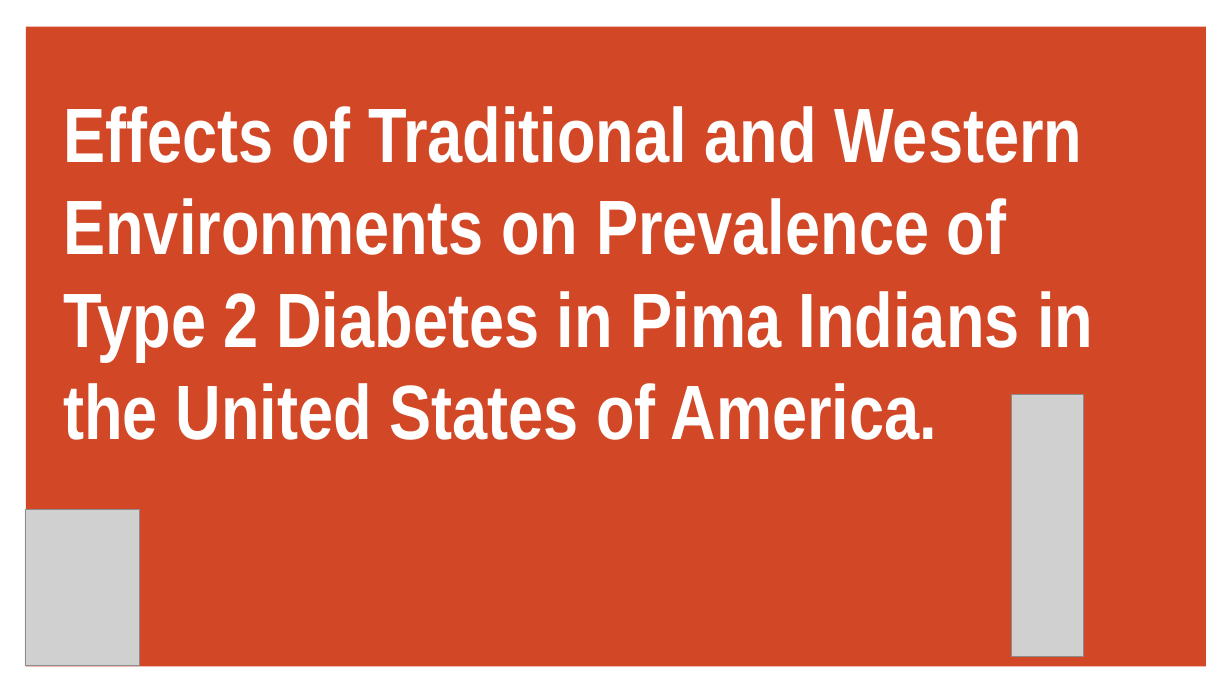
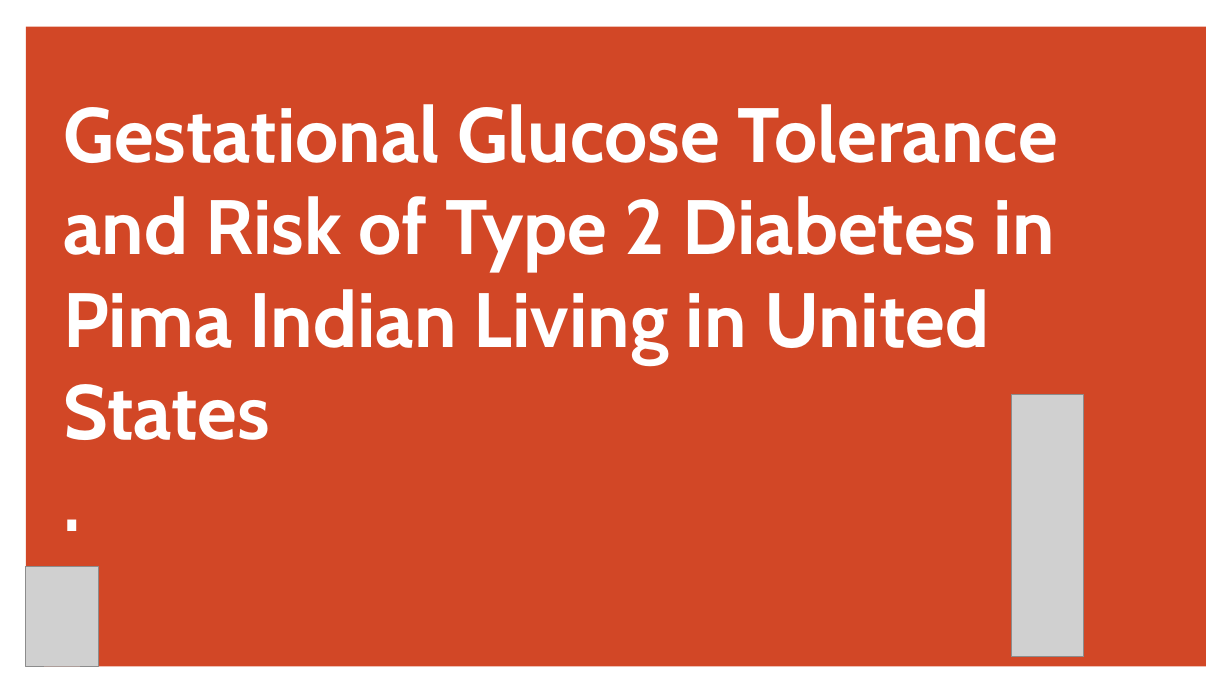
Before and after one commit to efreier12/Final-Project, a slide deck: slide 1 of Pima Indian Diabetes ( Final Project).ppt. Drawn at 1232x693 pixels with LibreOffice and Linux fonts; fonts in the diff are those of the drawing; grey boxes stand for pictures; background and template pictures are left out. Boxes give left, top, right and bottom in pixels: in the first picture for what was removed or moved away, otherwise in the second. Text is boxed around its words. In the diff, an @@ line names an element or a change of style, - is before the commit and + after.

```diff
--- a/Pima Indian Diabetes ( Final Project).ppt
+++ b/Pima Indian Diabetes ( Final Project).ppt
@@ title at [63, 104, 1057, 440]: text changed; font Arial Narrow to Cabin @@
-Effects of Traditional and Western Environments on Prevalence of Type 2 Diabetes in Pima Indians in the United States of America.
+Gestational Glucose Tolerance and Risk of Type 2 Diabetes in Pima Indian Living in United States
+.
@@ picture: place and size @@
-picture at [25, 509, 139, 665]
+picture at [26, 567, 98, 666]
```
Also in this commit, not shown: 14 other slides changed, 1 slide added, 1 slide removed.
